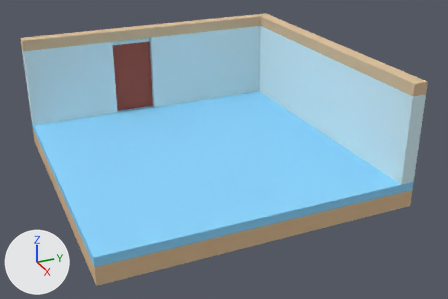
Renders of the Blender file resource-projects/3d-models/room/room.blend from each side of a commit.
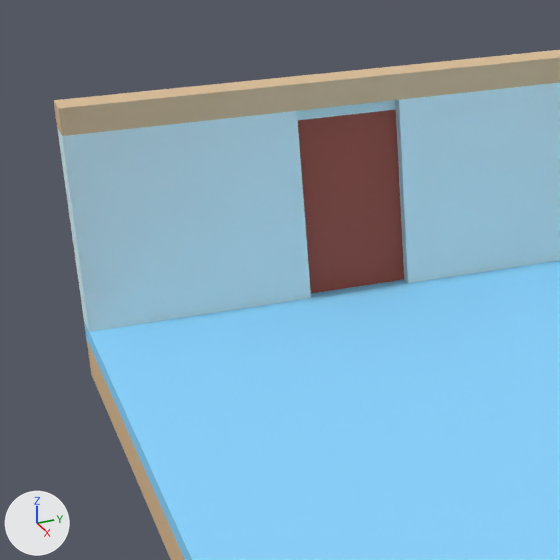
Each version appears first whole from a 50 mm lens placed at (9.42, -3.74, 4.67), pointed at (0.26, 0.38, 0.09), and next in a close-up on the part from 0% to 47% of the width and 0% to 71% of the height. Lighting does not change. The marker at lower left points along +X, +Y and +Z.

In view in the first close-up: 'Carpet', 'Ceiling', 'Door', 'Floor', 'Wall'.
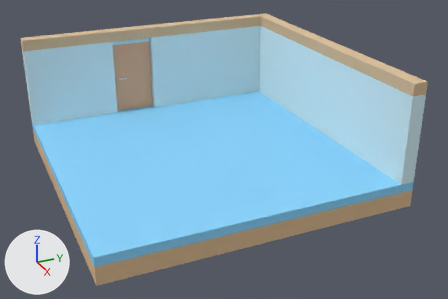
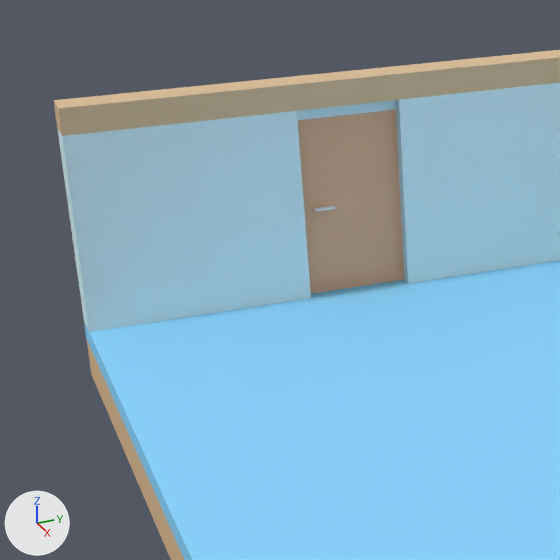
What differs and where, as boxes [x1, y1, x2, y2] in the close-ups (560 x 560 px):
'Door', recoloured: [298, 110, 404, 293] in both
'Nob', added: after [314, 205, 335, 212]

The change, as a diff of the scene's bpy script:
```diff
--- a/resource-projects/3d-models/room/room.blend.py
+++ b/resource-projects/3d-models/room/room.blend.py
@@ mat_door @@
 mat_door = diffuse_material('Door')
-mat_door.base_color = (0.384, 0.107, 0.0832)  # brown #a75c51
+mat_door.base_color = (0.761, 0.452, 0.29)  # beige #e2b393
@@ mat_nob @@
+mat_nob = diffuse_material('Nob')
+mat_nob.base_color = (0.8, 0.8, 0.8)  # white #e7e7e7
@@ me_立方体_003 @@
+me_立方体_003.from_pydata(...)  # a box spanning x -0.02..0.02, y -0.08..0.08, z -0.01..0.01
+me_立方体_003.materials.append(mat_nob)  # white #e7e7e7
@@ ob_nob @@
+ob_nob = bpy.data.objects.new('Nob', me_立方体_003)
+ob_nob.location = (-2.58, -0.62, 0.69)
```
